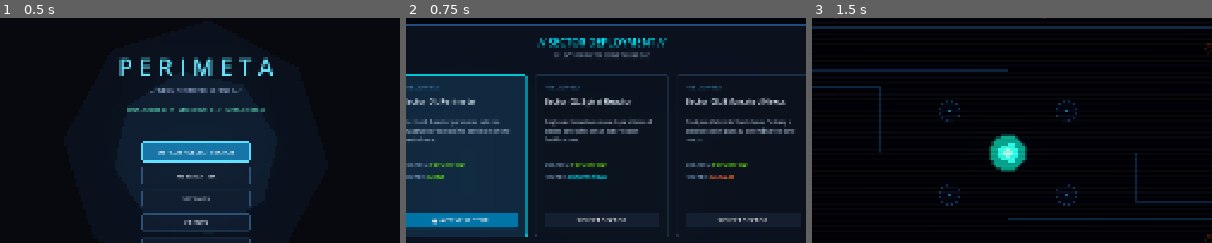
Above: before the commit, frames 1-3 (left to right).
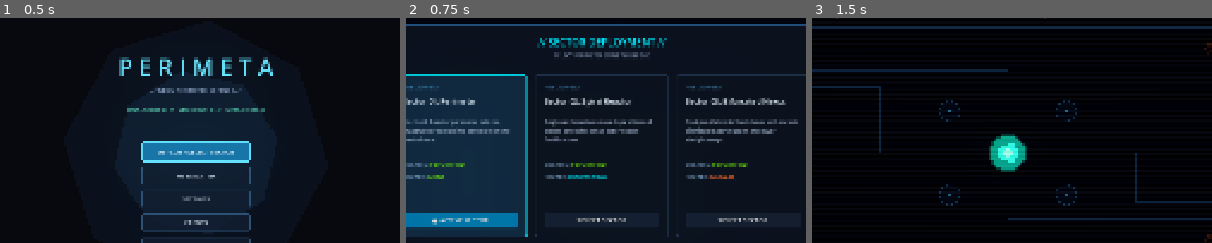
Above: after the commit, the same moments.

Repository: Syojhin/Perimeta
Game: Godot game, scene res://scenes/ui/MainMenu.tscn
The game is run twice, just before and just after one commit, with the same random seed, the same clock (stepped at 60 frames per second) and the same inputs.
Inputs:
- Up to frame 1 (0.5 s): no input
- Up to frame 2 (0.75 s): click "DEPLOY / SELECT SECTOR" at 0.5 s
- Up to frame 3 (1.5 s): click "LAUNCH SECTOR" at 1.25 s
The pictures show only the part of the screen within x 26-76%, y 20-70%; the shares and areas given below are measured in that part.

Frame 1 is identical in both runs. In frame 2, 0.5% of the frame differs, in the area x 70-98%, y 44-56%; in frame 3, nothing differs.

Commit message:
fix: populate dynamic BuildMenu with turret catalog and rebalance Sector 02/03 socket layouts

Diff:
--- a/resources/maps/MapData.gd
+++ b/resources/maps/MapData.gd
@@ -12,6 +12,8 @@
 @export var core_position: Vector2 = Vector2(960, 540)
 @export var ambient_tint: Color = Color(1.0, 1.0, 1.0, 1.0)
 @export var hazard_type: String = "none"
+@export var unlocked_socket_count: int = 4
+@export var socket_unlock_costs: Array[int] = []
 
 
 ## Returns an array of Vector2 positions extracted from socket_transforms.
--- a/resources/maps/Sector02_SpiralReactor.tres
+++ b/resources/maps/Sector02_SpiralReactor.tres
@@ -8,6 +8,8 @@
 display_name = "Sector 02: Spiral Reactor"
 description = "Single Archimedean inward spiral toward center core with dense outer socket fortifications."
 path_data = Array[PackedVector2Array]([PackedVector2Array(1400, 540, 1388.4, 609, 1366.1, 674.4, 1334.2, 734.4, 1293.6, …(765 unchanged characters)…
-socket_transforms = Array[Transform2D]([Transform2D(1, 0, 0, 1, 840, 440), Transform2D(1, 0, 0, 1, 1080, 440), Transform2D(1, 0, 0, 1, 840, 640), Transform2D(1, 0, 0, 1, 1080, 640), Transform2D(1, 0, 0, 1, 280, 240), Transform2D(1, 0, 0, 1, 280, 440), Transform2D(1, 0, 0, 1, 280, 640), Transform2D(1, 0, 0, 1, 280, 840), Transform2D(1, 0, 0, 1, 1640, 240), Transform2D(1, 0, 0, 1, 1640, 440), Transform2D(1, 0, 0, 1, 1640, 640), Transform2D(1, 0, 0, 1, 1640, 840), Transform2D(1, 0, 0, 1, 620, 160), Transform2D(1, 0, 0, 1, 1300, 160), Transform2D(1, 0, 0, 1, 620, 920), Transform2D(1, 0, 0, 1, 1300, 920)])
+socket_transforms = Array[Transform2D]([Transform2D(1, 0, 0, 1, 1440, 540), Transform2D(1, 0, 0, 1, 1229, 809), Transform2D(1, 0, 0, 1, 960, 1020), Transform2D(1, 0, 0, 1, 691, 809), Transform2D(1, 0, 0, 1, 680, 540), Transform2D(1, 0, 0, 1, 960, 260), Transform2D(1, 0, 0, 1, 1424, 416), Transform2D(1, 0, 0, 1, 1327, 638), Transform2D(1, 0, 0, 1, 544, 780), Transform2D(1, 0, 0, 1, 1229, 271), Transform2D(1, 0, 0, 1, 1240, 540), Transform2D(1, 0, 0, 1, 960, 820), Transform2D(1, 0, 0, 1, 1087, 667), Transform2D(1, 0, 0, 1, 833, 667), Transform2D(1, 0, 0, 1, 833, 413), Transform2D(1, 0, 0, 1, 1087, 413)])
 ambient_tint = Color(0.12, 0.08, 0.16, 1)
 hazard_type = "ionized_trail"
+unlocked_socket_count = 6
+socket_unlock_costs = Array[int]([0, 0, 0, 0, 0, 0, 75, 75, 150, 150, 150, 250, 250, 250, 400, 400])
--- a/resources/maps/Sector03_BifurcatedNexus.tres
+++ b/resources/maps/Sector03_BifurcatedNexus.tres
@@ -6,8 +6,10 @@
 script = ExtResource("1_3tgun")
 map_id = "sector_03_bifurcated_nexus"
 display_name = "Sector 03: Bifurcated Nexus"
-description = "Dual parallel switchback lanes flanking a central socket plateau defending the core nexus."
+description = "Dual parallel switchback lanes with sockets distributed along upper and lower straightaways."
 path_data = Array[PackedVector2Array]([PackedVector2Array(120, 180, 1800, 180, 1800, 300, 320, 300, 320, 420, 960, 420, 960, 480), PackedVector2Array(1800, 900, 120, 900, 120, 780, 1600, 780, 1600, 660, 960, 660, 960, 600)])
-socket_transforms = Array[Transform2D]([Transform2D(1, 0, 0, 1, 840, 460), Transform2D(1, 0, 0, 1, 1080, 460), Transform2D(1, 0, 0, 1, 840, 620), Transform2D(1, 0, 0, 1, 1080, 620), Transform2D(1, 0, 0, 1, 960, 360), Transform2D(1, 0, 0, 1, 960, 720), Transform2D(1, 0, 0, 1, 740, 540), Transform2D(1, 0, 0, 1, 1180, 540), Transform2D(1, 0, 0, 1, 740, 420), Transform2D(1, 0, 0, 1, 1180, 420), Transform2D(1, 0, 0, 1, 740, 660), Transform2D(1, 0, 0, 1, 1180, 660), Transform2D(1, 0, 0, 1, 600, 540), Transform2D(1, 0, 0, 1, 1320, 540), Transform2D(1, 0, 0, 1, 960, 260), Transform2D(1, 0, 0, 1, 960, 820)])
+socket_transforms = Array[Transform2D]([Transform2D(1, 0, 0, 1, 550, 240), Transform2D(1, 0, 0, 1, 1050, 240), Transform2D(1, 0, 0, 1, 650, 360), Transform2D(1, 0, 0, 1, 1450, 840), Transform2D(1, 0, 0, 1, 950, 840), Transform2D(1, 0, 0, 1, 1350, 720), Transform2D(1, 0, 0, 1, 1500, 240), Transform2D(1, 0, 0, 1, 400, 360), Transform2D(1, 0, 0, 1, 900, 360), Transform2D(1, 0, 0, 1, 1250, 360), Transform2D(1, 0, 0, 1, 1650, 360), Transform2D(1, 0, 0, 1, 500, 840), Transform2D(1, 0, 0, 1, 1550, 720), Transform2D(1, 0, 0, 1, 1100, 720), Transform2D(1, 0, 0, 1, 750, 720), Transform2D(1, 0, 0, 1, 350, 720)])
 ambient_tint = Color(0.08, 0.15, 0.16, 1)
 hazard_type = "napalm"
+unlocked_socket_count = 6
+socket_unlock_costs = Array[int]([0, 0, 0, 0, 0, 0, 100, 175, 250, 350, 400, 100, 175, 250, 350, 400])
--- a/scenes/ui/BuildMenu.tscn
+++ b/scenes/ui/BuildMenu.tscn
@@ -105,10 +105,10 @@
 grow_vertical = 2
 
 [node name="PanelContainer" type="PanelContainer" parent="."]
-custom_minimum_size = Vector2(310, 310)
+custom_minimum_size = Vector2(320, 370)
 layout_mode = 0
-offset_right = 310.0
-offset_bottom = 310.0
+offset_right = 320.0
+offset_bottom = 370.0
 theme_override_styles/panel = SubResource("StyleBoxFlat_menu_panel")
 
 [node name="Margin" type="MarginContainer" parent="PanelContainer"]
@@ -132,6 +132,10 @@
 theme_override_font_sizes/font_size = 13
 text = "DEPLOY TURRET"
 horizontal_alignment = 1
+
+[node name="TurretList" type="VBoxContainer" parent="PanelContainer/Margin/VBox/EmptyModeContainer"]
+layout_mode = 2
+theme_override_constants/separation = 4
 
 [node name="OccupiedModeContainer" type="VBoxContainer" parent="PanelContainer/Margin/VBox"]
 visible = false
--- a/scripts/core/Arena.gd
+++ b/scripts/core/Arena.gd
@@ -200,13 +200,16 @@
 			socket.name = "Socket_%02d" % (i + 1)
 			socket.transform = xform
 
-			# First 4 inner sockets unlocked by default; outer sockets tiered Bit costs
-			if i < 4:
+			var unlocked_cnt: int = map_data.unlocked_socket_count if map_data.unlocked_socket_count > 0 else 4
+			if i < unlocked_cnt:
 				socket.initial_state = BuildSocket.SocketState.UNLOCKED_EMPTY
 				socket.unlock_cost = 0
 			else:
 				socket.initial_state = BuildSocket.SocketState.LOCKED
-				socket.unlock_cost = 200 + ((i - 4) * 50)
+				if i < map_data.socket_unlock_costs.size() and map_data.socket_unlock_costs[i] > 0:
+					socket.unlock_cost = map_data.socket_unlock_costs[i]
+				else:
+					socket.unlock_cost = 200 + ((i - unlocked_cnt) * 50)
 
 			socket.socket_selected.connect(_on_socket_selected)
 			sockets_container.add_child(socket)
--- a/scripts/ui/BuildMenu.gd
+++ b/scripts/ui/BuildMenu.gd
@@ -10,27 +10,29 @@
 var _tower_registry: Array[TowerData] = []
 var _build_buttons: Array[Button] = []
 
-@onready var panel_container: PanelContainer = $PanelContainer
+@onready var panel_container: PanelContainer = get_node_or_null("PanelContainer")
 @onready var backdrop: Control = get_node_or_null("Backdrop")
 
-# Containers
-@onready var empty_container: VBoxContainer = $PanelContainer/Margin/VBox/EmptyModeContainer
-@onready var occupied_container: VBoxContainer = $PanelContainer/Margin/VBox/OccupiedModeContainer
+# Containers with robust path fallback
+@onready var empty_container: VBoxContainer = _find_empty_container()
+@onready var turret_list: VBoxContainer = _find_turret_list()
+@onready var occupied_container: VBoxContainer = get_node_or_null("PanelContainer/Margin/VBox/OccupiedModeContainer")
 
 # Occupied Mode Controls
-@onready var title_label: Label = $PanelContainer/Margin/VBox/OccupiedModeContainer/TitleLabel
-@onready var stats_label: Label = $PanelContainer/Margin/VBox/OccupiedModeContainer/StatsLabel
-@onready var priority_btn: Button = $PanelContainer/Margin/VBox/OccupiedModeContainer/PriorityButton
-@onready var upgrade_btn: Button = $PanelContainer/Margin/VBox/OccupiedModeContainer/UpgradeButton
-@onready var sell_btn: Button = $PanelContainer/Margin/VBox/OccupiedModeContainer/SellButton
+@onready var title_label: Label = get_node_or_null("PanelContainer/Margin/VBox/OccupiedModeContainer/TitleLabel")
+@onready var stats_label: Label = get_node_or_null("PanelContainer/Margin/VBox/OccupiedModeContainer/StatsLabel")
+@onready var priority_btn: Button = get_node_or_null("PanelContainer/Margin/VBox/OccupiedModeContainer/PriorityButton")
+@onready var upgrade_btn: Button = get_node_or_null("PanelContainer/Margin/VBox/OccupiedModeContainer/UpgradeButton")
+@onready var sell_btn: Button = get_node_or_null("PanelContainer/Margin/VBox/OccupiedModeContainer/SellButton")
 
 # Common Controls
-@onready var close_btn: Button = $PanelContainer/Margin/VBox/CloseButton
+@onready var close_btn: Button = get_node_or_null("PanelContainer/Margin/VBox/CloseButton")
 
 
 func _ready() -> void:
+	_ensure_node_references()
 	_load_tower_registry()
-	_setup_dynamic_build_buttons()
+	populate_turret_buttons()
 
 	if backdrop and not backdrop.gui_input.is_connected(_on_backdrop_gui_input):
 		backdrop.gui_input.connect(_on_backdrop_gui_input)
@@ -52,6 +54,69 @@
 				refresh()
 		)
 	hide()
+
+
+func _ensure_node_references() -> void:
+	if not panel_container:
+		panel_container = get_node_or_null("PanelContainer")
+	if not backdrop:
+		backdrop = get_node_or_null("Backdrop")
+	if not empty_container:
+		empty_container = _find_empty_container()
+	if not turret_list:
+		turret_list = _find_turret_list()
+	if not occupied_container:
+		occupied_container = get_node_or_null("PanelContainer/Margin/VBox/OccupiedModeContainer")
+	if not title_label and occupied_container:
+		title_label = occupied_container.get_node_or_null("TitleLabel")
+	if not stats_label and occupied_container:
+		stats_label = occupied_container.get_node_or_null("StatsLabel")
+	if not priority_btn and occupied_container:
+		priority_btn = occupied_container.get_node_or_null("PriorityButton")
+	if not upgrade_btn and occupied_container:
+		upgrade_btn = occupied_container.get_node_or_null("UpgradeButton")
+	if not sell_btn and occupied_container:
+		sell_btn = occupied_container.get_node_or_null("SellButton")
+	if not close_btn and panel_container:
+		close_btn = panel_container.get_node_or_null("Margin/VBox/CloseButton")
+
+
+func _find_empty_container() -> VBoxContainer:
+	var paths: Array[String] = [
+		"PanelContainer/Margin/VBox/EmptyModeContainer",
+		"PanelContainer/VBoxContainer/EmptyModeContainer",
+		"PanelContainer/VBox/EmptyModeContainer",
+		"EmptyModeContainer"
+	]
+	for p in paths:
+		var n: Node = get_node_or_null(p)
+		if n is VBoxContainer:
+			return n as VBoxContainer
+	return null
+
+
+func _find_turret_list() -> VBoxContainer:
+	var paths: Array[String] = [
+		"PanelContainer/Margin/VBox/EmptyModeContainer/TurretList",
+		"PanelContainer/Margin/VBox/TurretList",
+		"PanelContainer/VBoxContainer/TurretList",
+		"TurretList"
+	]
+	for p in paths:
+		var n: Node = get_node_or_null(p)
+		if n is VBoxContainer:
+			return n as VBoxContainer
+	return null
+
+
+func get_turret_list_container() -> VBoxContainer:
+	if not turret_list:
+		turret_list = _find_turret_list()
+	if turret_list:
+		return turret_list
+	if not empty_container:
+		empty_container = _find_empty_container()
+	return empty_container
 
 
 ## Dynamically discover and load all TowerData .tres resources from resources/towers/.
@@ -76,16 +141,69 @@
 	)
 
 
-## Dynamically populate empty container with buttons for each discovered turret.
-func _setup_dynamic_build_buttons() -> void:
-	if not empty_container:
+static func get_archetype_color(archetype: String) -> Color:
+	match archetype.to_upper():
+		"KINETIC": return Color(0.3, 0.8, 1, 1)
+		"CRYO": return Color(0.4, 0.9, 1, 1)
+		"ELECTRO": return Color(1, 0.8, 0.3, 1)
+		"PLASMA": return Color(0.9, 0.3, 1, 1)
+		"PIERCING": return Color(0.3, 1, 0.9, 1)
+		"GRAVITY": return Color(0.75, 0.35, 0.95, 1)
+		"CORROSIVE": return Color(0.4, 1.0, 0.2, 1)
+		_: return Color(0.5, 0.7, 0.9, 1)
+
+
+static func get_tower_icon_glyph(tower_id: String, archetype: String = "") -> String:
+	match tower_id:
+		"pulse_turret": return "🎯"
+		"cryo_turret": return "❄"
+		"chain_turret": return "⚡"
+		"tesla_lattice": return "⚡"
+		"nanite_hive": return "☣"
+		"plasma_mortar": return "🔥"
+		"singularity_prism": return "🌀"
+		"railgun_turret": return "🏹"
+	match archetype.to_upper():
+		"KINETIC": return "🎯"
+		"CRYO": return "❄"
+		"ELECTRO": return "⚡"
+		"CORROSIVE": return "☣"
+		"PLASMA": return "🔥"
+		"GRAVITY": return "🌀"
+		"PIERCING": return "🏹"
+		_: return "⚙"
+
+
+static func create_archetype_icon_texture(color: Color) -> ImageTexture:
+	var img: Image = Image.create(16, 16, false, Image.FORMAT_RGBA8)
+	img.fill(Color.TRANSPARENT)
+	for x in range(1, 15):
+		for y in range(1, 15):
+			if x == 1 or x == 14 or y == 1 or y == 14:
+				img.set_pixel(x, y, color.lightened(0.4))
+			else:
+				img.set_pixel(x, y, color)
+	return ImageTexture.create_from_image(img)
+
+
+## Reliably populate turret buttons with Bit prices and icons.
+func populate_turret_buttons() -> void:
+	_ensure_node_references()
+	if _tower_registry.is_empty():
+		_load_tower_registry()
+
+	var target_list: VBoxContainer = get_turret_list_container()
+	if not target_list:
 		return
 
-	var header_label: Label = empty_container.get_node_or_null("HeaderLabel")
-	for child in empty_container.get_children():
+	var header_label: Label = target_list.get_node_or_null("HeaderLabel")
+	for child in target_list.get_children():
 		if child != header_label:
-			child.free()
+			child.queue_free()
 	_build_buttons.clear()
+
+	var current_bits: int = GlobalState.run_currency
+	var loc_mgr: Node = get_node_or_null("/root/LocalizationManager") if is_inside_tree() else null
 
 	for data: TowerData in _tower_registry:
 		var btn: Button = Button.new()
@@ -95,12 +213,41 @@
 		var style: StyleBoxFlat = _create_archetype_style(data.archetype)
 		btn.add_theme_stylebox_override("normal", style)
 
+		var glyph: String = get_tower_icon_glyph(data.tower_id, data.archetype)
+		var arch_col: Color = get_archetype_color(data.archetype)
+		btn.icon = create_archetype_icon_texture(arch_col)
+
+		var t_name: String = data.display_name
+		if loc_mgr:
+			var loc_key: String = "TURRET_" + data.tower_id.to_upper().replace("_TURRET", "") + "_NAME"
+			if data.tower_id == "plasma_mortar":
+				loc_key = "TURRET_MORTAR_NAME"
+			t_name = loc_mgr.call("get_text", loc_key, data.display_name)
+
+		btn.text = "%s %s (%d B)" % [glyph, t_name.to_upper(), data.base_cost]
+		btn.disabled = current_bits < data.base_cost
+
+		btn.set_meta("tower_id", data.tower_id)
+		btn.set_meta("cost", data.base_cost)
+		btn.set_meta("icon", glyph)
+		btn.set_meta("tower_data", data)
+
 		var captured: TowerData = data
 		btn.pressed.connect(func() -> void:
 			_build_from_data(captured)
 		)
-		empty_container.add_child(btn)
+
+		target_list.add_child(btn)
 		_build_buttons.append(btn)
+
+
+## Alias for backwards compatibility.
+func _setup_dynamic_build_buttons() -> void:
+	populate_turret_buttons()
+
+
+func get_turret_buttons() -> Array[Button]:
+	return _build_buttons
 
 
 func _create_archetype_style(archetype: String) -> StyleBoxFlat:
@@ -145,6 +292,8 @@
 
 ## Open and position the build menu adjacent to a specific socket.
 func open_for_socket(socket: BuildSocket) -> void:
+	_ensure_node_references()
+
 	if is_instance_valid(target_socket) and target_socket.is_occupied:
 		target_socket.current_tower.set_selected(false)
 
@@ -157,6 +306,7 @@
 		target_socket.current_tower.set_selected(true)
 
 	_position_menu_near_socket(socket.global_position)
+	populate_turret_buttons()
 	refresh()
 	show()
 
@@ -187,6 +337,7 @@
 		hide()
 		return
 
+	_ensure_node_references()
 	var loc_mgr: Node = get_node_or_null("/root/LocalizationManager") if is_inside_tree() else null
 	if close_btn and loc_mgr:
 		close_btn.text = loc_mgr.call("get_text", "UI_CLOSE", "CLOSE")
@@ -194,8 +345,10 @@
 	var current_bits: int = GlobalState.run_currency
 
 	if target_socket.is_occupied:
-		empty_container.visible = false
-		occupied_container.visible = true
+		if empty_container:
+			empty_container.visible = false
+		if occupied_container:
+			occupied_container.visible = true
 
 		var tower: TowerBase = target_socket.current_tower
 		if is_instance_valid(tower):
@@ -258,24 +411,30 @@
 
 			sell_btn.text = (loc_mgr.call("get_text", "DECOMMISSION_BTN", "DECOMMISSION (+%d BITS)") % refund) if loc_mgr else "DECOMMISSION (+%d BITS)" % refund
 	else:
-		empty_container.visible = true
-		occupied_container.visible = false
-
-		for i in range(_tower_registry.size()):
-			if i >= _build_buttons.size():
-				break
-			var data: TowerData = _tower_registry[i]
-			var btn: Button = _build_buttons[i]
-
-			var t_name: String = data.display_name
-			if loc_mgr:
-				var loc_key: String = "TURRET_" + data.tower_id.to_upper().replace("_TURRET", "") + "_NAME"
-				if data.tower_id == "plasma_mortar":
-					loc_key = "TURRET_MORTAR_NAME"
-				t_name = loc_mgr.call("get_text", loc_key, data.display_name)
-
-			btn.text = "%s (%d B)" % [t_name.to_upper(), data.base_cost]
-			btn.disabled = current_bits < data.base_cost
+		if empty_container:
+			empty_container.visible = true
+		if occupied_container:
+			occupied_container.visible = false
+
+		if _build_buttons.size() != _tower_registry.size():
+			populate_turret_buttons()
+		else:
+			for i in range(_tower_registry.size()):
+				if i >= _build_buttons.size():
+					break
+				var data: TowerData = _tower_registry[i]
+				var btn: Button = _build_buttons[i]
+
+				var glyph: String = get_tower_icon_glyph(data.tower_id, data.archetype)
+				var t_name: String = data.display_name
+				if loc_mgr:
+					var loc_key: String = "TURRET_" + data.tower_id.to_upper().replace("_TURRET", "") + "_NAME"
+					if data.tower_id == "plasma_mortar":
+						loc_key = "TURRET_MORTAR_NAME"
+					t_name = loc_mgr.call("get_text", loc_key, data.display_name)
+
+				btn.text = "%s %s (%d B)" % [glyph, t_name.to_upper(), data.base_cost]
+				btn.disabled = current_bits < data.base_cost
 
 
 func _build_from_data(data: TowerData) -> void:
@@ -314,7 +473,7 @@
 
 
 func _position_menu_near_socket(socket_pos: Vector2) -> void:
-	var menu_size: Vector2 = Vector2(310, 330)
+	var menu_size: Vector2 = Vector2(320, 370)
 	var target_pos: Vector2 = socket_pos + Vector2(40, -140)
 
 	# Clamp to viewport boundaries
